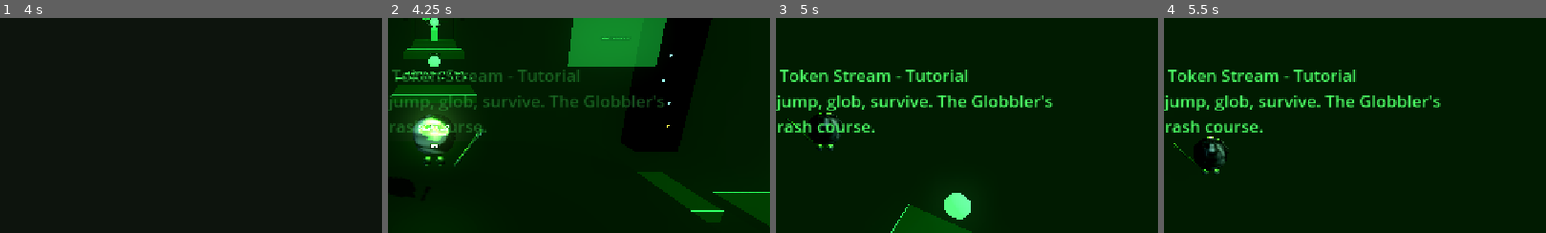
Above: before the commit, frames 1-4 (left to right).
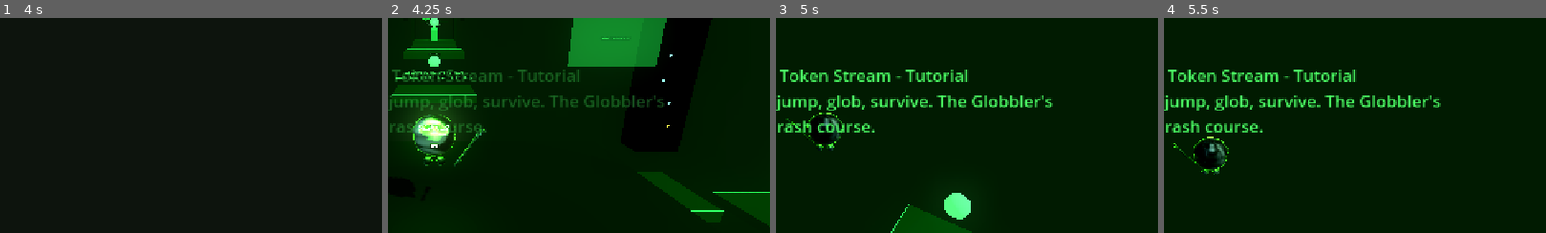
Above: after the commit, the same moments.

Repository: hwashburn1011/globblers-journey
Game: Godot game, scene res://scenes/main/main_menu.tscn
The game is run twice, just before and just after one commit, with the same random seed, the same clock (stepped at 60 frames per second) and the same inputs.
Inputs (mouse positions are % of the whole screen's width and height, from its top left):
- Up to frame 1 (4 s): click "[ NEW GAME ]" at 0.5 s; tap Enter (menu_confirm) at 1.25, 2.75 s; move the mouse to (72, 45) at 1.27 s; hold Right (hack_right) 1.28-2 s; hold V (agent_cycle) 1.28-2 s; click (72, 45) at 1.42 s; drag from (30, 55) to (45, 70) at 2.02 s; move the mouse to (60, 28) at 2.77 s; hold Right (hack_right) 2.78-3.5 s; hold Mouse wheel up (camera_zoom_in) 2.78-3.5 s; drag from (45, 70) to (20, 35) at 3.52 s
- Up to frame 2 (4.25 s): no input
- Up to frame 3 (5 s): move the mouse to (57, 51) at 4.27 s; hold Up (hack_up) from 4.28 s (still down); hold Shift (dash) from 4.28 s (still down)
- Up to frame 4 (5.5 s): keep holding Up (hack_up); move the mouse to (42, 49) at 5.02 s; release Shift (dash) at 5.03 s; tap Space (dialogue_advance) at 5.1 s
The pictures show only the part of the screen within x 44-94%, y 26-76%; the shares and areas given below are measured in that part.

Frame 1 is identical in both runs. In frame 2, 0.3% of the frame differs, in the area x 6-26%, y 44-68%; in frame 3, 0.2%; in frame 4, 0.2%.

Commit message:
feat: Task 3.1 — Add fresnel rim-light shader to Globbler body mesh
Created character_rim.gdshader with fresnel-based green rim emission
(power=3.0, intensity=1.5) applied as next_pass on body material only.
Eyes and screen surfaces excluded. Respects reduce_motion setting.

Co-Authored-By: Claude Opus 4.6 (1M context) <noreply@anthropic.com>

Diff:
--- /dev/null
+++ b/assets/shaders/character_rim.gdshader
@@ -0,0 +1,17 @@
+shader_type spatial;
+render_mode blend_mix;
+
+// Fresnel rim-light shader for the Globbler body — because even dark metal
+// deserves a neon green halo that screams "protagonist energy."
+// Applied as next_pass material so the base PBR still renders underneath.
+
+uniform vec4 rim_color : source_color = vec4(0.2, 1.0, 0.1, 1.0);
+uniform float rim_power : hint_range(0.5, 8.0) = 3.0;
+uniform float rim_intensity : hint_range(0.0, 5.0) = 1.5;
+
+void fragment() {
+	float fresnel = pow(1.0 - clamp(dot(NORMAL, VIEW), 0.0, 1.0), rim_power);
+	ALBEDO = vec3(0.0);
+	EMISSION = rim_color.rgb * fresnel * rim_intensity;
+	ALPHA = fresnel * rim_color.a;
+}
--- a/scenes/player/globbler.gd
+++ b/scenes/player/globbler.gd
@@ -291,6 +291,9 @@
 		# Shift down so feet sit at y=0 (boots bottom was at ~0.07m in Blender, scaled = 0.098)
 		glb_instance.position.y = -0.098
 		model_root.add_child(glb_instance)
+		# Apply fresnel rim-light shader to body material only — eyes and screen
+		# get their own shaders later, they don't need extra protagonist energy
+		_apply_rim_shader(glb_instance)
 	else:
 		push_warning("[GLOBBLER] Failed to load GLB model — falling back to existential crisis")
 
@@ -317,6 +320,32 @@
 	# Individual limb refs stay null — GLB is one joined mesh, so per-limb CSG
 	# animation gracefully degrades (all animation code is null-guarded).
 	# model_root animations (bob, lean, tilt) still work on the whole model.
+
+func _apply_rim_shader(glb_root: Node) -> void:
+	# Hunt down every MeshInstance3D in the GLB tree and slap a rim-light
+	# on the body material (surface 0) via next_pass — leaves eyes/screen alone
+	var rim_shader := preload("res://assets/shaders/character_rim.gdshader")
+	var rim_mat := ShaderMaterial.new()
+	rim_mat.shader = rim_shader
+	rim_mat.set_shader_parameter("rim_color", Color(0.2, 1.0, 0.1, 1.0))
+	rim_mat.set_shader_parameter("rim_power", 3.0)
+	rim_mat.set_shader_parameter("rim_intensity", 1.5)
+	# Reduce-motion check — no animation in this shader yet, but future-proof
+	var gm = get_node_or_null("/root/GameManager")
+	if gm and gm.get("reduce_motion"):
+		rim_mat.set_shader_parameter("rim_intensity", 0.0)
+	for child in glb_root.get_children():
+		if child is MeshInstance3D:
+			# Surface 0 is the body material — apply rim as next_pass overlay
+			var base_mat = child.get_active_material(0)
+			if base_mat:
+				# Duplicate so we don't pollute the imported resource
+				var mat_copy = base_mat.duplicate()
+				mat_copy.next_pass = rim_mat
+				child.set_surface_override_material(0, mat_copy)
+		# Recurse into nested nodes (GLB can have intermediate Node3D parents)
+		if child.get_child_count() > 0:
+			_apply_rim_shader(child)
 
 func _setup_camera() -> void:
 	camera_arm = Node3D.new()
Not shown, changed: TASKS.md
